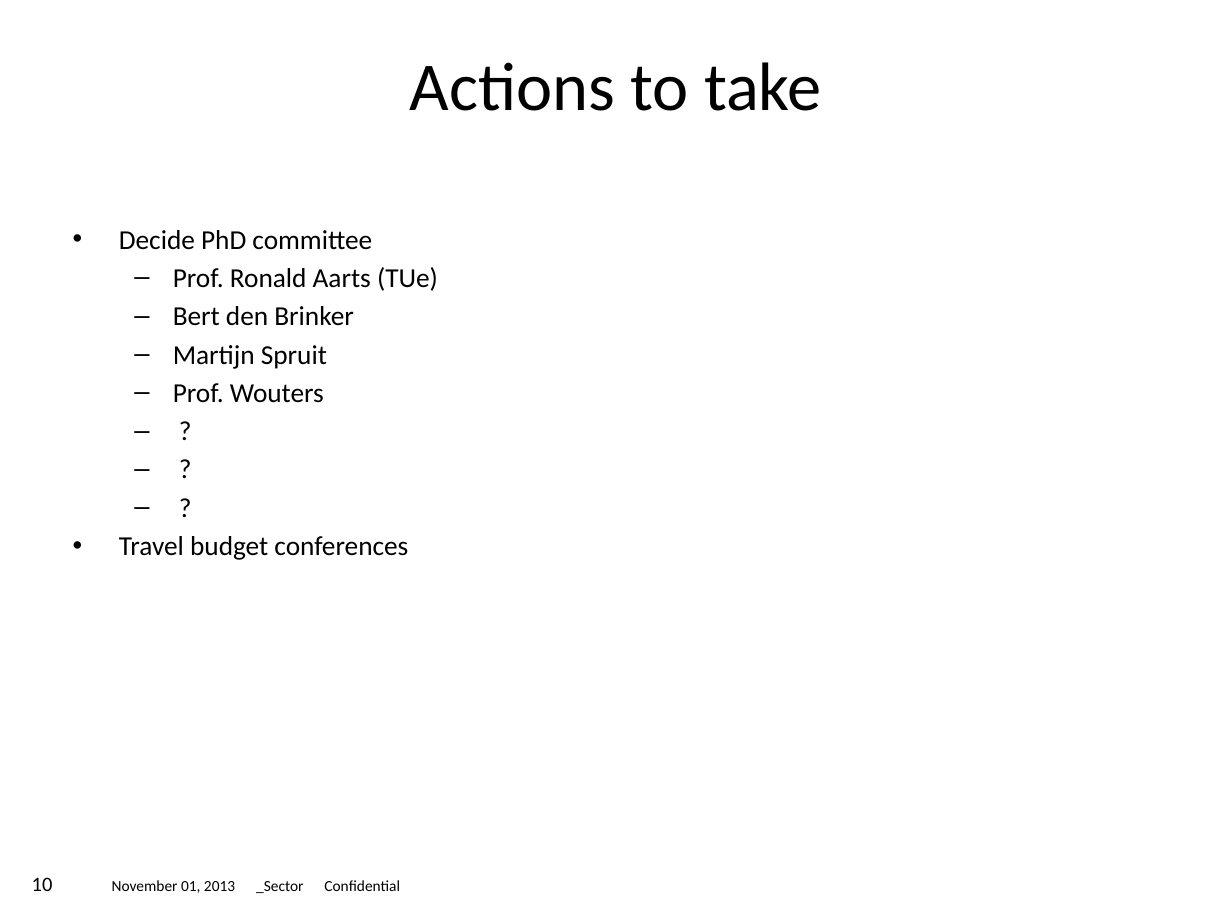
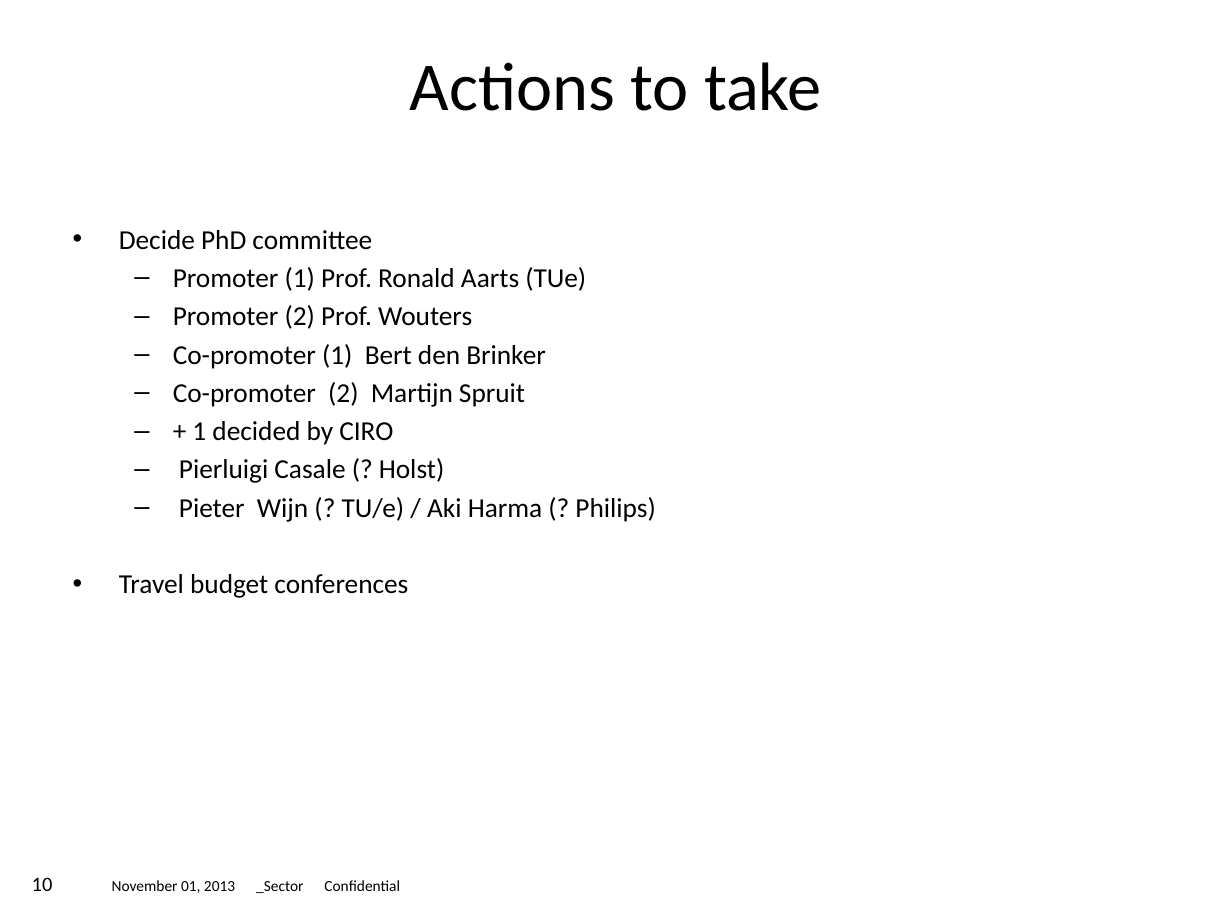
Before and after one commit to gabboshow/Thesis, a slide deck: slide 10 of Update_meetings/Thesis_overview.pptx. Drawn at 1232x924 pixels with LibreOffice and Linux fonts; fonts in the diff are those of the drawing. Boxes give left, top, right and bottom in pixels: in the first picture for what was removed or moved away, otherwise in the second. Text is boxed around its words. In the diff, an @@ line names an element or a change of style, - is before the commit and + after.

```diff
--- a/Update_meetings/Thesis_overview.pptx
+++ b/Update_meetings/Thesis_overview.pptx
@@ text at box(173, 267, 655, 522): text changed @@
-  – Prof. Ronald Aarts (TUe)
-  – Bert den Brinker
-  – Martijn Spruit
-  – Prof. Wouters
-  – ?
-  – ?
-  – ?
+  – Promoter (1) Prof. Ronald Aarts (TUe)
+  – Promoter (2) Prof. Wouters
+  – Co-promoter (1) Bert den Brinker
+  – Co-promoter (2) Martijn Spruit
+  – + 1 decided by CIRO
+  – Pierluigi Casale (? Holst)
+  – Pieter Wijn (? TU/e) / Aki Harma (? Philips)
```
Also in this commit, not shown: 1 other slide changed, 1 slide added.
